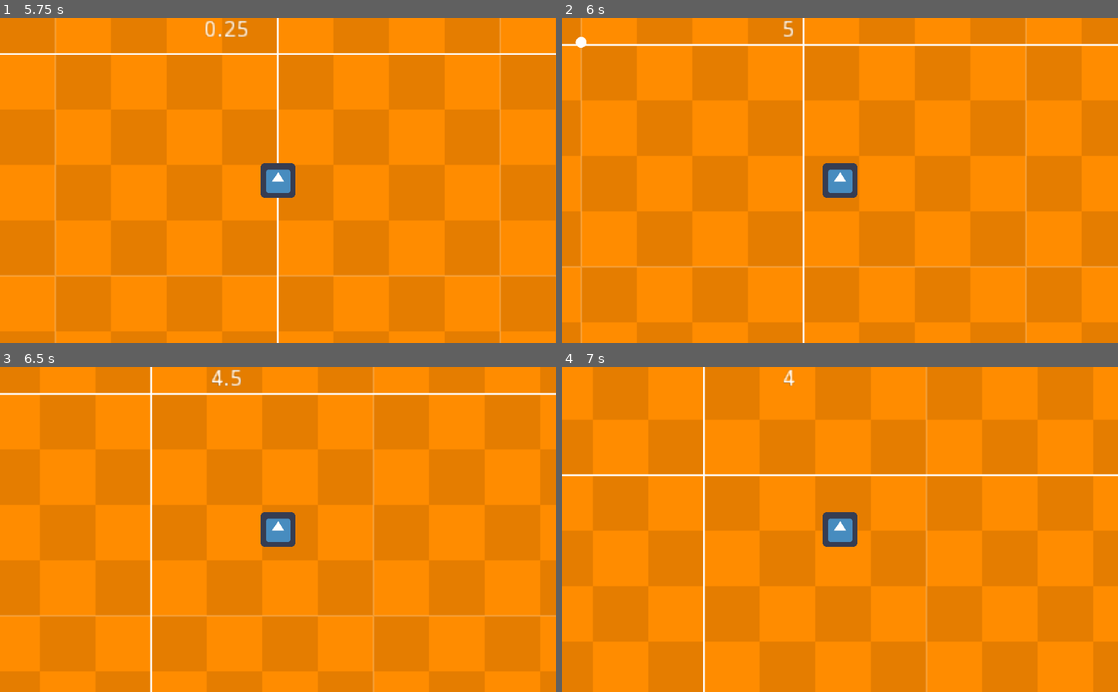
Above: before the commit, frames 1-4 (two rows, left to right).
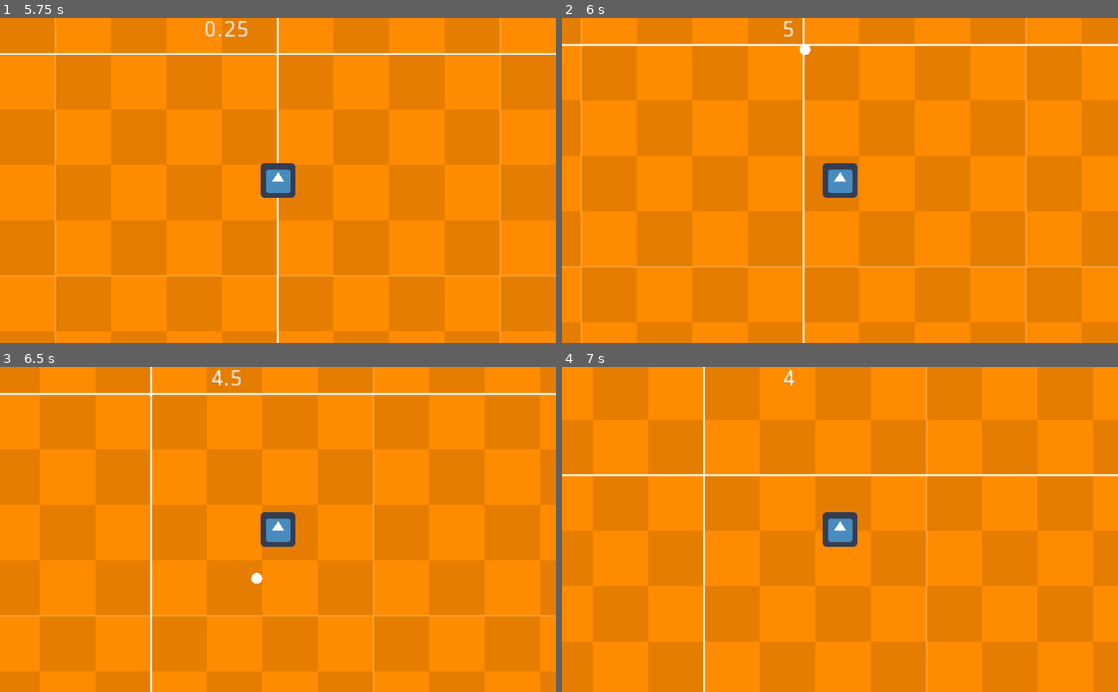
Above: after the commit, the same moments.

Repository: GPA035/PixelDungeon
Game: Godot game, scene res://Scenes/World.tscn
Two runs of this game, one before a commit and one after it. Both use one fixed random seed, a clock stepped at 60 frames per second and the inputs below. The engine's default icon, where the game draws it, is replaced by a stand-in: a white triangle on a blue panel in a dark square.
Inputs:
- Up to frame 1 (5.75 s): tap Enter at 0.5 s; hold Right (ui_right) 0.53-1.28 s; hold Down (ui_down) 1.28-2.03 s; hold Right (ui_right) 2.03-2.78 s; hold Up (ui_up) 2.78-3.53 s; hold Left (ui_left) 3.53-5.03 s; hold Down (ui_down) from 5.03 s (still down)
- Up to frame 2 (6 s): release Down (ui_down) at 5.78 s; hold Right (ui_right) from 5.78 s (still down)
- Up to frame 3 (6.5 s): keep holding Right (ui_right)
- Up to frame 4 (7 s): release Right (ui_right) at 6.53 s; hold Up (ui_up) from 6.53 s (still down)

Frame 1 is identical in both runs. In frame 2, less than 0.1% of the frame differs, in the area x 2-45%, y 5-12%; in frame 3, less than 0.1%; in frame 4, nothing differs.

Commit message:
2da actualizacion necesaria para que FG pueda trabajar

Diff:
--- a/Scenes/Characters/Enemy.gd
+++ b/Scenes/Characters/Enemy.gd
@@ -7,10 +7,17 @@
 func _ready():
 	pass
 
-func _process(delta):
 	player = get_tree().get_nodes_in_group("PJ")[0]
 
-	if player != null:
-		velocity = position - player.position * delta
 
-	move_and_slide(velocity)
+func _process(delta):
+
+	if position < player.position:
+		position.y += player.position.y * delta * 2
+		position.x += player.position.x * delta * 2
+
+	if position > player.position:
+		position.y -= player.position.y * delta * 2
+		position.x -= player.position.x * delta * 2
+
+	move_and_slide(position)
--- /dev/null
+++ b/Scrpits/Global/GlobalPlayerInteraction.gd
@@ -0,0 +1,11 @@
+extends Node
+
+var enemies = 0
+
+func _ready():
+	pass # Replace with function body.
+
+
+# Called every frame. 'delta' is the elapsed time since the previous frame.
+#func _process(delta):
+#	pass
--- a/Scrpits/World.gd
+++ b/Scrpits/World.gd
@@ -1,10 +1,9 @@
 extends Node2D
 
 var player = preload("res://Scenes/Characters/PJ.tscn").instance()
-var enemy = preload("res://Scenes/Characters/Enemy.tscn").instance()
 
 var oleada = 0
-var enemies = 0
+var enemies_spawn = 0
 var ini_oleada = false
 var time_spawn = 5
 
@@ -20,46 +19,55 @@
 	cuenta_atras.text = str(timer_spawn.time_left)
 
 	match oleada:
-		0:
-			if ini_oleada:
-				ini_oleada = false
-				enemies = 10
-				spawn_enemies()
-
 		1:
 			if ini_oleada:
 				ini_oleada = false
-				enemies = 15
+				enemies_spawn = 10
 				spawn_enemies()
+				GlobalPlayerInteraction.enemies = enemies_spawn
 		2:
 			if ini_oleada:
 				ini_oleada = false
-				enemies = 25
+				enemies_spawn = 15
 				spawn_enemies()
+				GlobalPlayerInteraction.enemies = enemies_spawn
 		3:
 			if ini_oleada:
 				ini_oleada = false
-				enemies = 35
+				enemies_spawn = 25
 				spawn_enemies()
+				GlobalPlayerInteraction.enemies = enemies_spawn
 		4:
 			if ini_oleada:
 				ini_oleada = false
-				enemies = 50
+				enemies_spawn = 35
 				spawn_enemies()
+				GlobalPlayerInteraction.enemies = enemies_spawn
+		5:
+			if ini_oleada:
+				ini_oleada = false
+				enemies_spawn = 50
+				spawn_enemies()
+				GlobalPlayerInteraction.enemies = enemies_spawn
 
-	print(str(enemies))
+	if GlobalPlayerInteraction.enemies == 0 && timer_oleada.time_left == 0:
+		timer_oleada.start(20)
+
+	print(str(oleada))
 
 func spawn_enemies():
-	if enemies > 0:
+	if enemies_spawn > 0:
 		timer_spawn.start(time_spawn)
 
 
 func _on_TimerOleada_timeout():
 	print("lo iso")
+	oleada += 1
 	ini_oleada = true
 
 
 func _on_TimerSpawn_timeout():
-	enemies -= 1
+	var enemy = preload("res://Scenes/Characters/Enemy.tscn").instance()
+	enemies_spawn -= 1
 	spawn_enemies()
-	add_child(enemy)
+	get_node("Instancias_Mobs").add_child(enemy)
--- a/project.godot
+++ b/project.godot
@@ -14,6 +14,10 @@
 run/main_scene="res://Scenes/World.tscn"
 config/icon="res://icon.png"
 
+[autoload]
+
+GlobalPlayerInteraction="*res://Scrpits/Global/GlobalPlayerInteraction.gd"
+
 [gui]
 
 common/drop_mouse_on_gui_input_disabled=true
